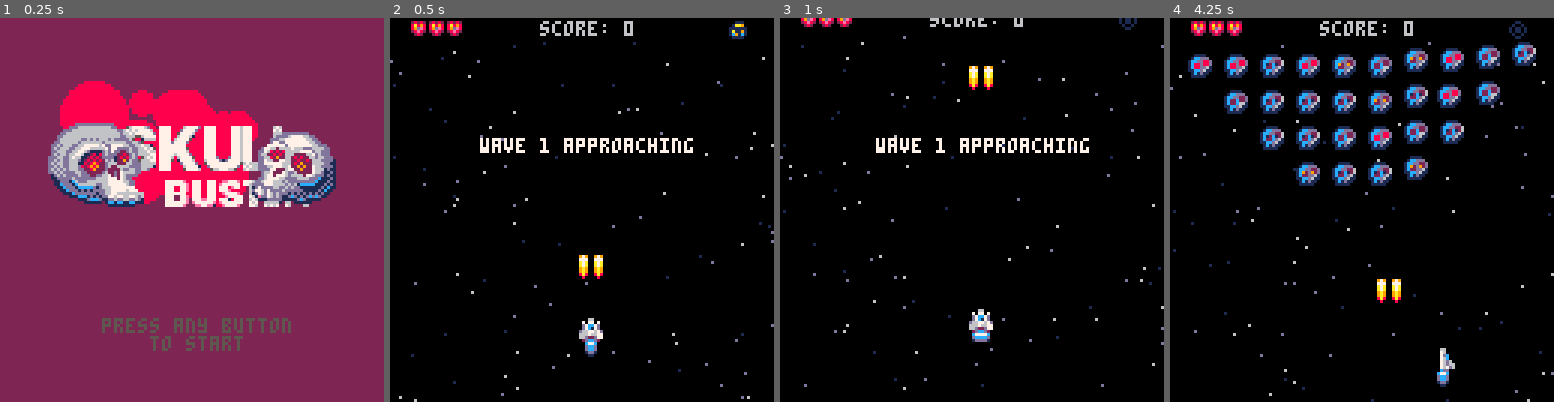
Above: before the commit, frames 1-4 (left to right).
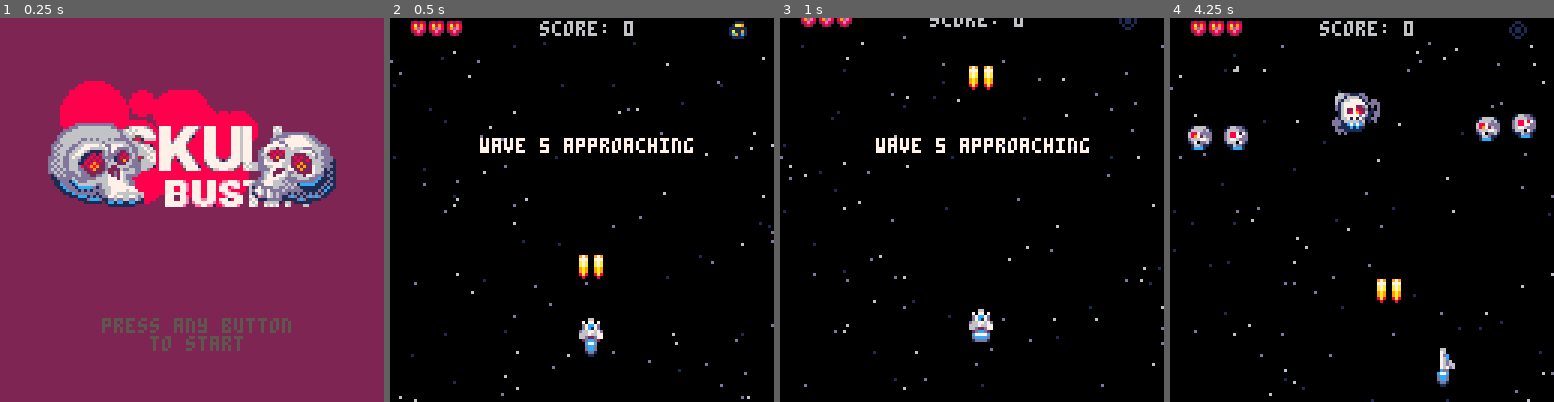
Above: after the commit, the same moments.

Repository: jimmac/pico-shed
Game: PICO-8 cartridge skulls.p8
Two runs of this game, one before a commit and one after it. Both use one fixed random seed, a clock stepped at 60 frames per second and the inputs below.
Inputs:
- Up to frame 1 (0.25 s): no input
- Up to frame 2 (0.5 s): tap X (X key) at 0.33 s
- Up to frame 3 (1 s): tap O (Z key) at 0.7 s
- Up to frame 4 (4.25 s): tap X (X key) at 1.07, 1.85, 2.97, 4.08 s; hold Right 1.6-2.1 s; tap O (Z key) every 0.4 s from 1.7 to 4.1 s; hold Up 2.15-2.42 s; hold Right 2.47-3.03 s; hold Left 3.08-3.58 s; hold Down 3.63-3.97 s; hold Right from 4.02 s (still down)

Frame 1 is identical in both runs. In frame 2, less than 0.1% of the frame differs, in the area x 39-42%, y 31-35%; in frame 3, less than 0.1%; in frame 4, 11%, in the area x 4-96%, y 6-44%.

Commit message:
sparks where the bullet hits, not enemy center

Diff:
--- a/skulls.p8
+++ b/skulls.p8
@@ -79,7 +79,7 @@
 	mode="wavetext"
 	flash=0
 	firet=0
-	wave=0
+	wave=4
 	lastwave=6
 	nextwave()
 	wavet=160
@@ -575,10 +575,10 @@
 				--every hit triggers sw
 				local encx=myen.x+myen.sprw*4
 			 local ency=myen.y+myen.sprh*4
-			 local enby=myen.y+myen.sprh*8
+			 local enby=myen.y+myen.sprh*8-4
 				setoff_sw(encx,ency,2)
 				--and sparks from bottom
-				setoff_sparks(encx,enby)
+				setoff_sparks(bullet.x+3,enby)
 				if myen.hp<=0 then
 				 killen(myen)
 				 screenshake(myen)
@@ -1303,11 +1303,11 @@
 001dd6d6d6d6d6666d666666d66de110001dd66dddd666666d666666d66de110001dd66dddd666666d666666d66de110001dd66dddd666666d666666d66de110
 0011dd677767611dddd777676dede110001d666666666666d666666667ded110001d666666666666d666666667ded110001d666666666666d666666667ded110
 00d221ddddd66101dd6ddee22ede21000011dd677767611dddd777676dede1000011dd677767611dddd777676dede1000011dd677767611dddd777676dede100
-001dd22d1d6610001dd1d11edee2210000d221ddddd66101dd6ddee22ede210000d221ddddd66101dd6ddee22ede210000d221ddddd66101dd6ddee22ede2100
-0012dddddd6101111ddddddeee221100001dd22d1d6610001dd1d11edee22100001dd22d1d6610001dd1d11edee22100001dd22d1d6610001dd1d11edee22100
-001122ddd66116d116d6dddd222110000012dddddd6101111ddddddeee2211000012dddddd6101111ddddddeee2211000012dddddd6101111ddddddeee221100
-00011122dd616ddd166d6dde11110000001122ddd66116d116d6dddd22211000001122ddd66116d116d6dddd22211000001122ddd66116d116d6dddd22211000
-00000111d66666666666dddde210000000011122dd616ddd166d6dde1111000000011122dd616ddd166d6dde1111000000011122dd616ddd166d6dde11110000
+001dd22d1d6111111dd1d11edee2210000d221ddddd66101dd6ddee22ede210000d221ddddd66101dd6ddee22ede210000d221ddddd66101dd6ddee22ede2100
+0012dddddd6116d116dddddeee221100001dd22d1d6610001dd1d11edee22100001dd22d1d6610001dd1d11edee22100001dd22d1d6610001dd1d11edee22100
+001122ddd6616ddd16d6dddd222110000012dddddd6101111ddddddeee2211000012dddddd6101111ddddddeee2211000012dddddd6101111ddddddeee221100
+00011122dd666666666d6dde11110000001122ddd66116d116d6dddd22211000001122ddd66116d116d6dddd22211000001122ddd66116d116d6dddd22211000
+00000111d6d6d6d6d666dddde210000000011122dd616ddd166d6dde1111000000011122dd616ddd166d6dde1111000000011122dd616ddd166d6dde11110000
 00000001dd6ddddd6d6ddddde210111000000111d66666666d66dddde210000000000111d66666666d66dddde210000000000111d66666666d66dddde2100000
 00001101dddd11dddddddedec210110000000001dd666666666d6dded210110000000001dd666666666d6dded210110000000001dd666666666d6dded2101100
 00011101cdd1111ddc1111cc2110000000101101d6d6d666d6d6dddde210110000001101d6d6d666d6d6dddde210111000001101d6d6d666d6d6dddde2101100
